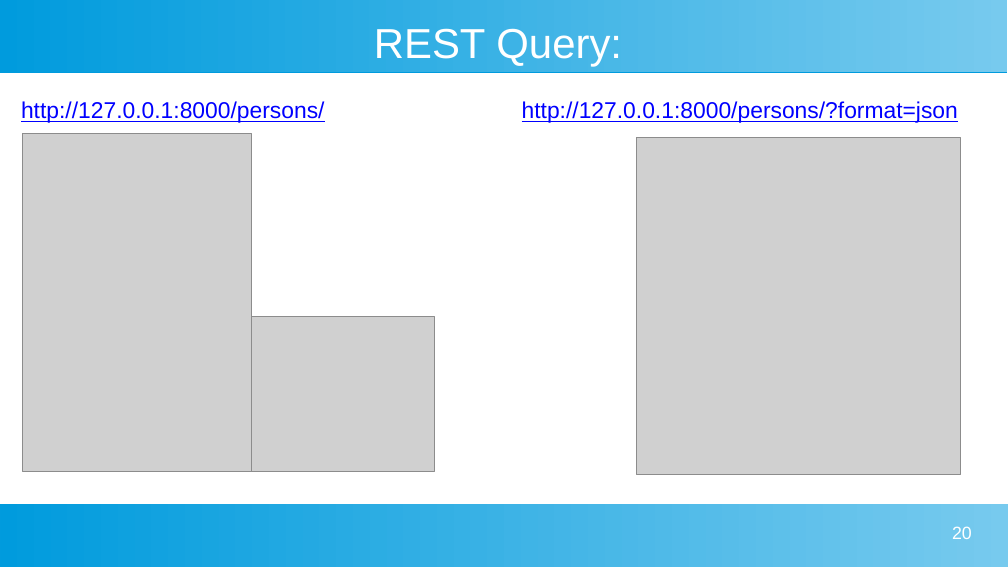
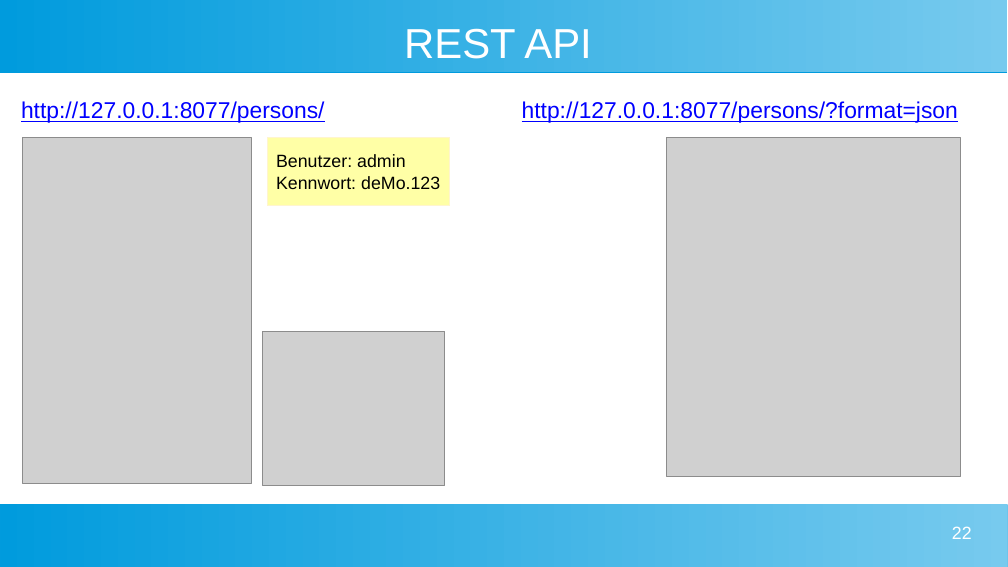
Before and after one commit to pygraz/django-flutter-example, a slide deck: slide 22 of enterPy Django meets Flutter.pptx (slide 20 before the commit). Drawn at 1008x567 pixels with LibreOffice and Linux fonts; fonts in the diff are those of the drawing; grey boxes stand for pictures; background and template pictures are left out. Boxes give left, top, right and bottom in pixels: in the first picture for what was removed or moved away, otherwise in the second. Text is boxed around its words. In the diff, an @@ line names an element or a change of style, - is before the commit and + after.

```diff
--- a/enterPy Django meets Flutter.pptx
+++ b/enterPy Django meets Flutter.pptx
@@ title at <box>404,28,591,59</box>: text changed @@
-REST Query:
+REST API
@@ text at <box>21,101,958,123</box>: text changed @@
-http://127.0.0.1:8000/persons/ http://127.0.0.1:8000/persons/?format=json
+http://127.0.0.1:8077/persons/ http://127.0.0.1:8077/persons/?format=json
@@ picture: place and size @@
-picture at <box>23,134,252,472</box>
+picture at <box>23,137,252,484</box>
@@ rectangle added at <box>267,137,450,206</box>, fill #FFFFA6, outline #FFF5CE 0 pt, 14 pt, text #000000 @@
+Benutzer: admin
+Kennwort: deMo.123
@@ picture: place and size @@
-picture at <box>638,137,960,475</box>
+picture at <box>667,137,960,477</box>
@@ picture: place and size @@
-picture at <box>252,317,434,472</box>
+picture at <box>263,331,445,486</box>
@@ page number at <box>952,526,972,539</box>: text changed @@
-20
+22
```
Also in this commit, not shown: 18 other slides changed, 17 slides added, 3 slides removed.
